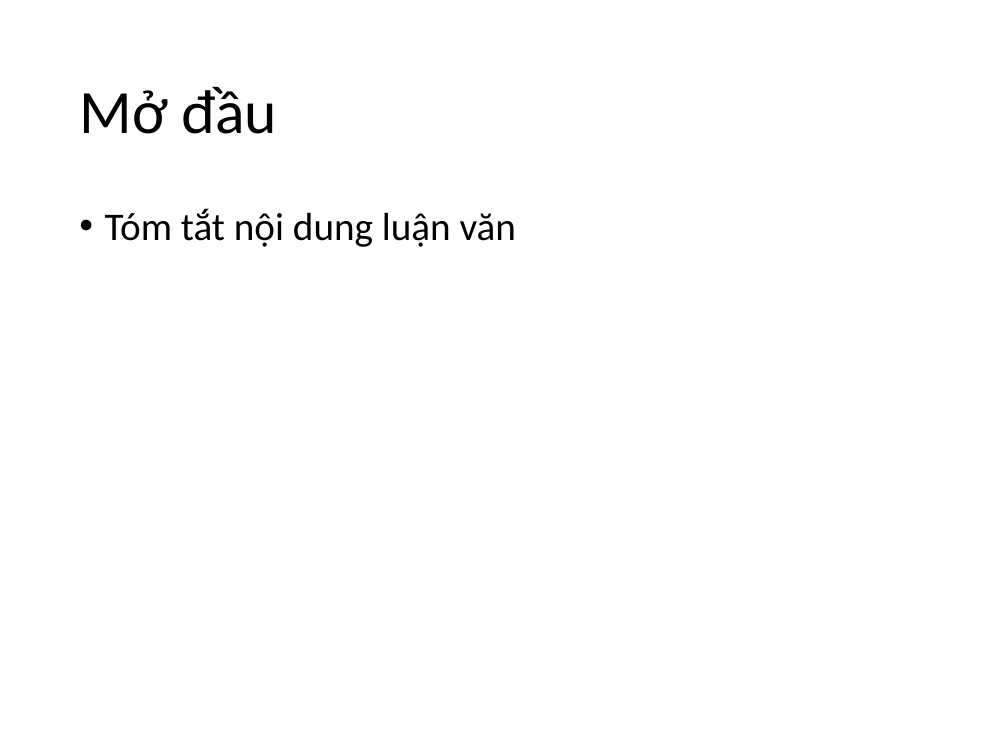
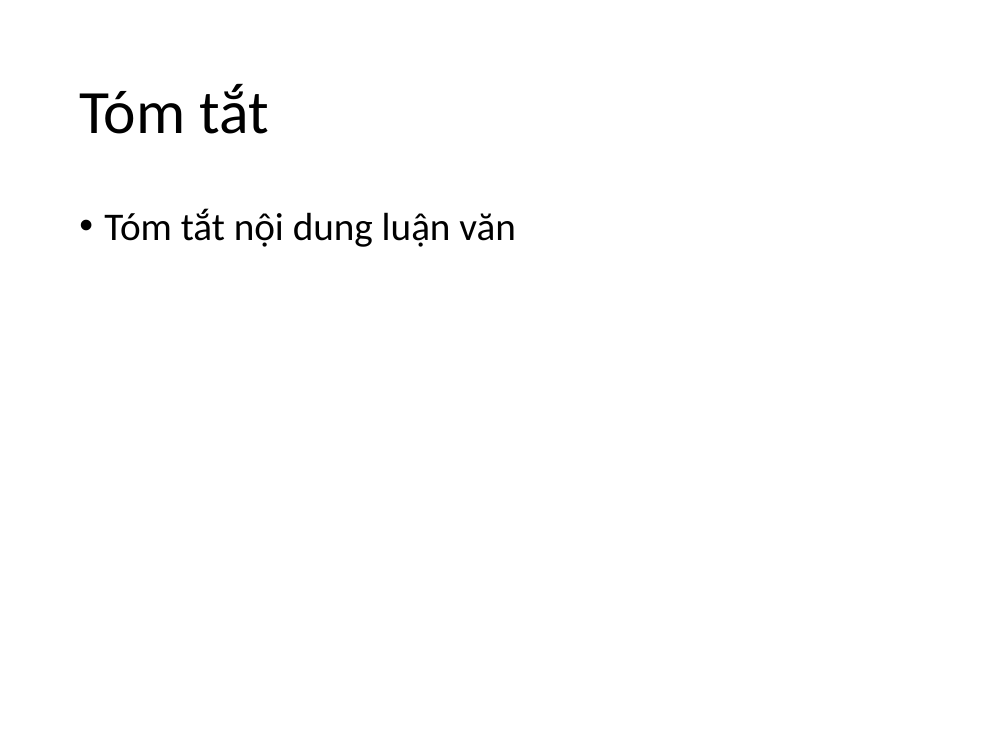
Before and after one commit to phamngoctuan1995/latex_thesis, a slide deck: slide 3 of CauTrucLuanVan.pptx. Drawn at 1008x756 pixels with LibreOffice and Linux fonts; fonts in the diff are those of the drawing. Boxes give left, top, right and bottom in pixels: in the first picture for what was removed or moved away, otherwise in the second. Text is boxed around its words. In the diff, an @@ line names an element or a change of style, - is before the commit and + after.

```diff
--- a/CauTrucLuanVan.pptx
+++ b/CauTrucLuanVan.pptx
@@ text at bbox=[79, 83, 268, 134]: text changed @@
-Mở đầu
+Tóm tắt
```
Also in this commit, not shown: 10 other slides changed, 41 other files.
